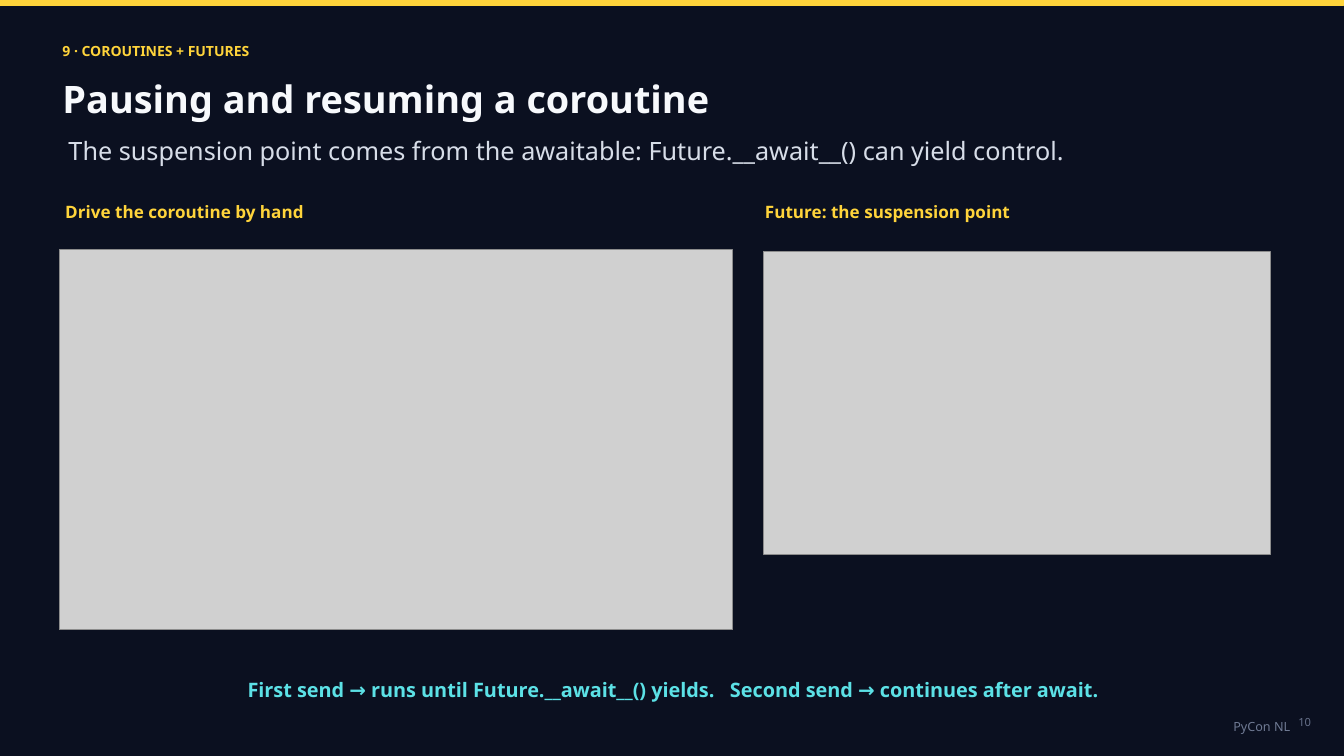
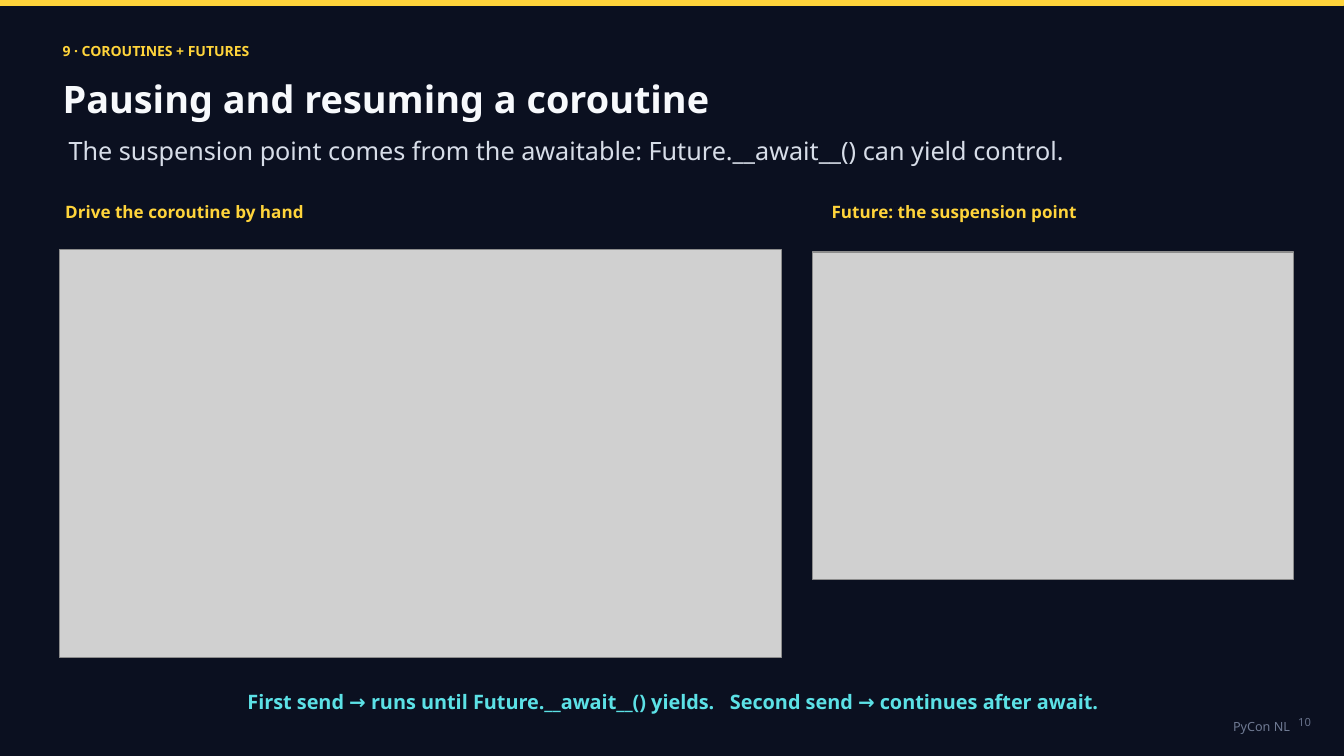
Before and after one commit to tarasko/eduloop, a slide deck: slide 14 of slides/TarasKozlov_AsyncioLoop.pptx. Drawn at 1344x756 pixels with LibreOffice and Linux fonts; fonts in the diff are those of the drawing; grey boxes stand for pictures. Boxes give left, top, right and bottom in pixels: in the first picture for what was removed or moved away, otherwise in the second. Text is boxed around its words. In the diff, an @@ line names an element or a change of style, - is before the commit and + after.

```diff
--- a/slides/TarasKozlov_AsyncioLoop.pptx
+++ b/slides/TarasKozlov_AsyncioLoop.pptx
@@ text "Future: the suspension point": place and size @@
-text "Future: the suspension point" at (765, 205, 1010, 222)
+text "Future: the suspension point" at (832, 205, 1076, 222)
@@ picture: place and size @@
-picture at (59, 250, 733, 630)
+picture at (59, 250, 781, 657)
@@ picture: place and size @@
-picture at (764, 252, 1270, 555)
+picture at (813, 252, 1294, 580)
@@ text "First send → runs until ...": place and size @@
-text "First send → runs until ..." at (248, 682, 1098, 702)
+text "First send → runs until ..." at (247, 694, 1098, 714)
```
Also in this commit, not shown: 8 other slides changed, 1 slide added, 1 slide removed, 6 other files.
